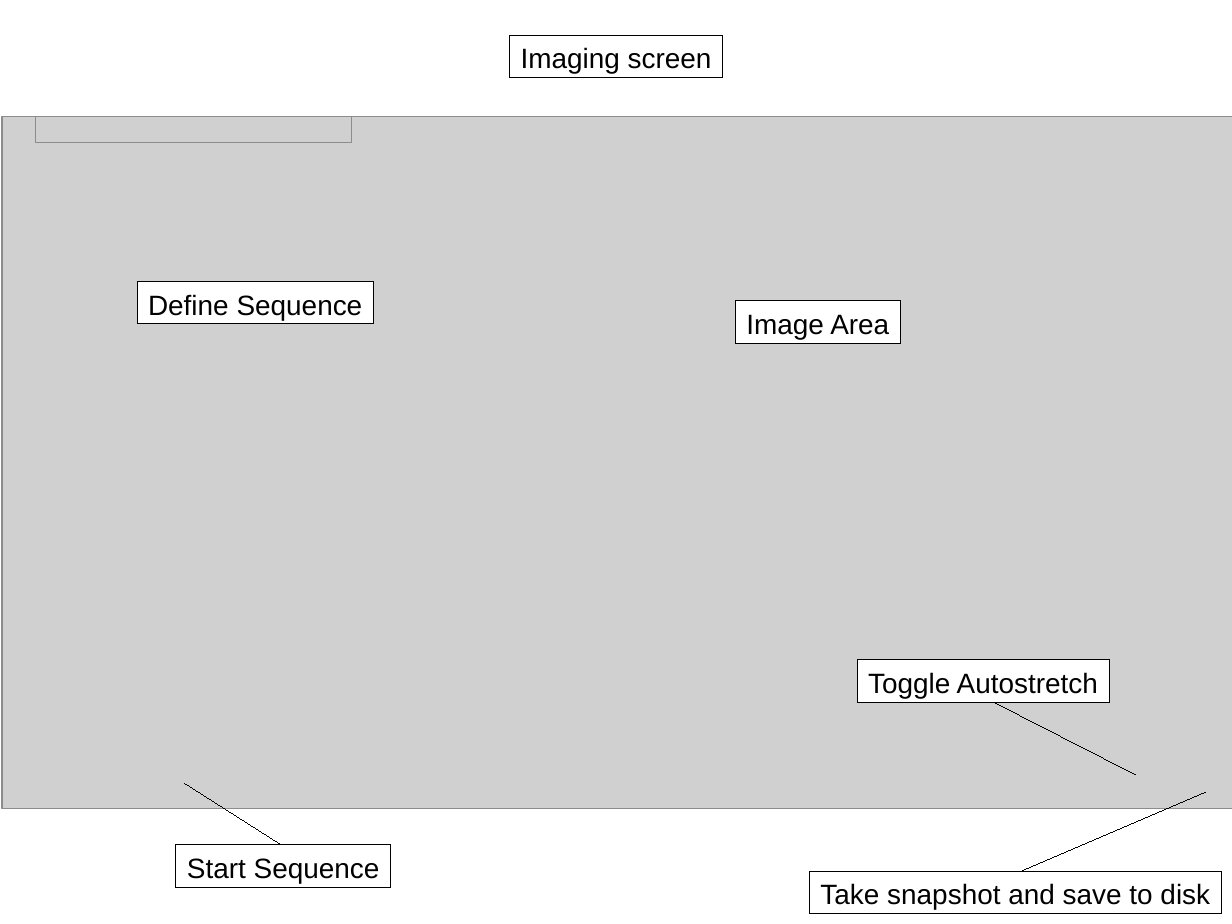
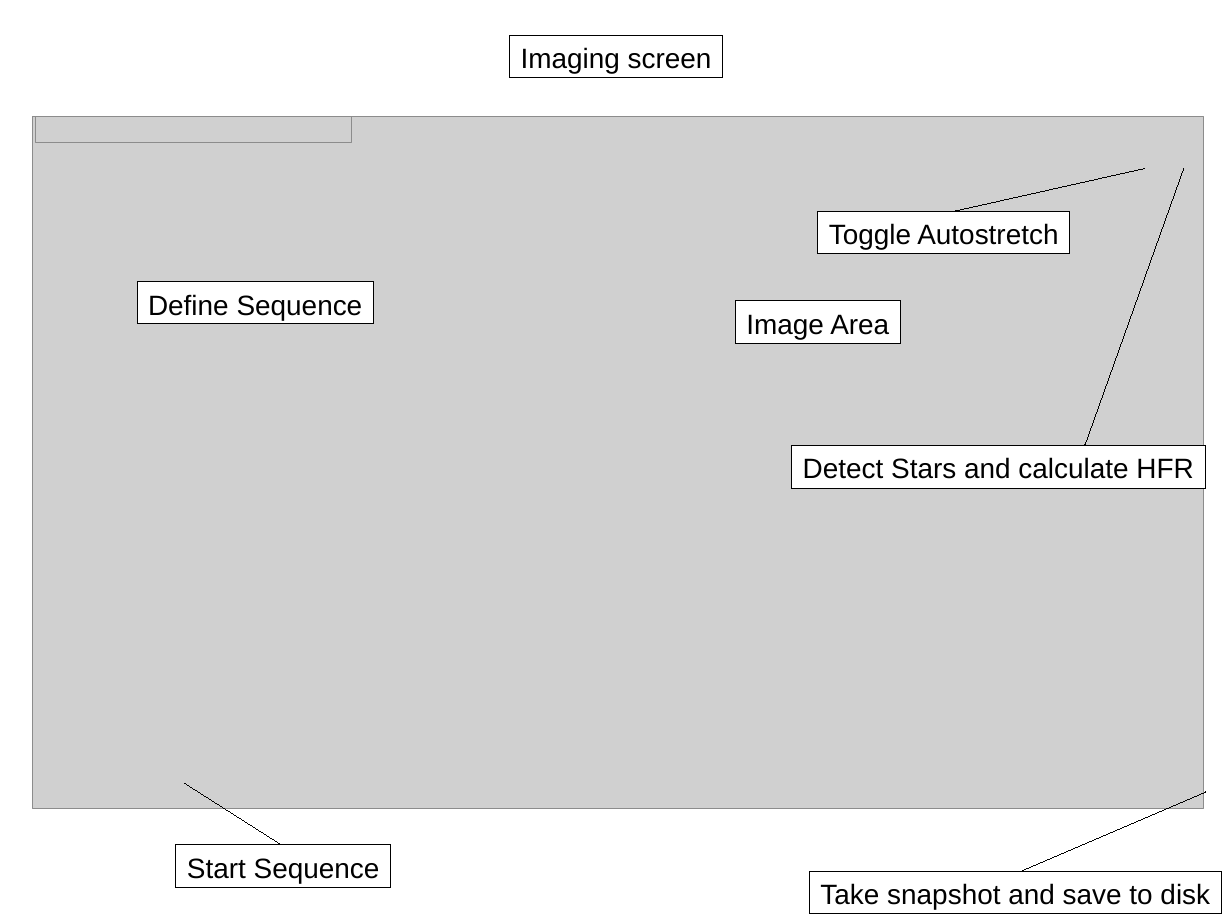
Before and after one commit to zslhg903/NINA, a slide deck: slide 5 of User_Manual.odp. Drawn at 1232x924 pixels with LibreOffice and Linux fonts; fonts in the diff are those of the drawing; grey boxes stand for pictures. Boxes give left, top, right and bottom in pixels: in the first picture for what was removed or moved away, otherwise in the second. Text is boxed around its words. In the diff, an @@ line names an element or a change of style, - is before the commit and + after.

```diff
--- a/User_Manual.odp
+++ b/User_Manual.odp
@@ picture resized from (x1=2, y1=116, x2=1232, y2=808) to (x1=32, y1=116, x2=1204, y2=808) @@
@@ freeform shape added at (x1=954, y1=169, x2=1145, y2=211), outline #000000 0 pt @@
@@ freeform shape added at (x1=1086, y1=169, x2=1184, y2=445), outline #000000 0 pt @@
@@ rectangle "Toggle Autostretch" moved from (x1=857, y1=661, x2=1109, y2=703) to (x1=818, y1=211, x2=1070, y2=254) @@
@@ rectangle added at (x1=793, y1=445, x2=1206, y2=489), fill #FFFFFF, outline #000000 0 pt, 18 pt, text #000000 @@
+Detect Stars and calculate HFR
@@ line removed from (995, 702) to (1136, 775) @@
@@ line removed from (1021, 872) to (1206, 793) @@
@@ freeform shape added at (x1=1021, y1=793, x2=1205, y2=872), outline #000000 0 pt @@
```
Also in this commit, not shown: 13 other slides changed, 2 slides added.
